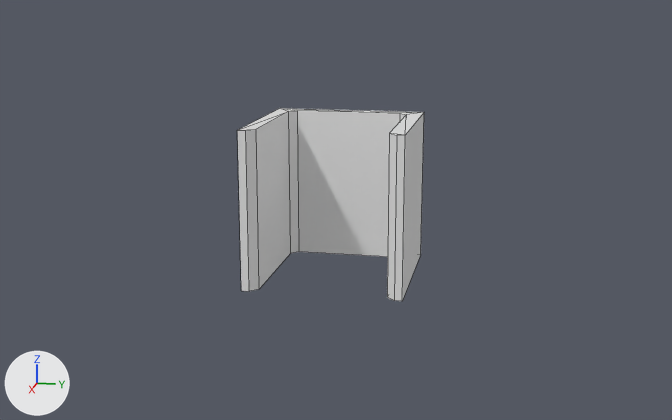
What one commit did to the Blender file Working Files/Blender/CubicleBorders.blend.
Camera for both pictures: a 50 mm lens placed at (34.5, 6.9, 8.1), pointed at (0.1, 0.0, -0.5). Lighting does not change. The marker at lower left points along +X, +Y and +Z. Mesh edges are drawn as thin lines.
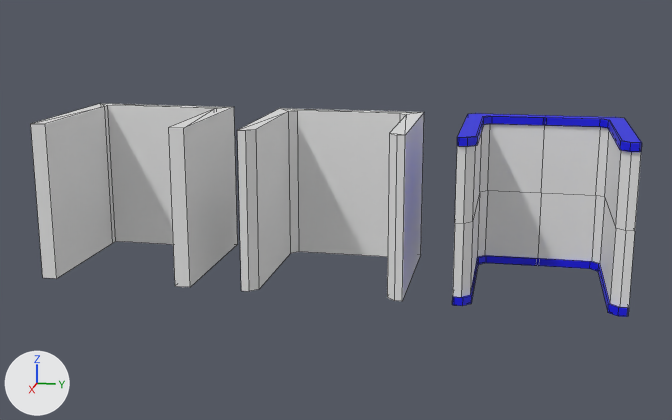
Pixel boxes (x1, y1, x2, y2) of what changed, in the pictures (672 x 420 px):
'MinimalCubicle', added: after (31, 103, 238, 287)
'FancyCubicle', added: after (452, 113, 642, 317)
    faces in mat_middlemat (white #e7e7e7): (453, 124, 641, 308)
    faces in mat_mainmat (blue #0200e7): (452, 113, 642, 317)

Patch to the scene script:
```diff
--- a/Working Files/Blender/CubicleBorders.blend.py
+++ b/Working Files/Blender/CubicleBorders.blend.py
@@ mat_middlemat @@
+mat_middlemat = principled_material('MiddleMat')
+mat_middlemat.base_color = (0.8, 0.8, 0.8)  # white #e7e7e7
@@ mat_mainmat @@
+mat_mainmat = principled_material('MainMat')
+mat_mainmat.base_color = (0.000716, 0.0, 0.8)  # blue #0200e7
@@ me_cube_003 @@
+me_cube_003.from_pydata([(-1.0, -1.0, -1.0), (-1.0, -1.0, 1.0), (-1.0, 1.0, -1.0), (-1.0, 1.0, 1.0), (1.0, -1.0, -1.0), (1.0, -1.0, 1.0), (1.0, 1.0, -1.0), (1.0, 1.0, 1.0), (-0.8, 0.81, 1.0), (-0.7, 0.8, 1.0), (-0.7, 0.8, -1.0), (-0.8, 0.81, -1.0), (-0.8, -0.81, -1.0), (-0.7, -0.8, -1.0), (-0.7, -0.8, 1.0), (-0.8, -0.81, 1.0), (1.0, 0.8, 1.0), (1.0, 0.8, -1.0), (1.0, -0.8, -1.0), (1.0, -0.8, 1.0)], [], [(0, 1, 3, 2), (2, 3, 7, 6), (4, 5, 1, 0), (19, 18, 13, 14), (11, 8, 15, 12), (17, 16, 9, 10), (3, 9, 7), (7, 9, 16), (9, 3, 8), (8, 3, 1), (6, 7, 16, 17), (15, 8, 1), (14, 15, 1), (14, 5, 19), (1, 5, 14), (15, 14, 13, 12), (9, 8, 11, 10), (5, 4, 18, 19)])
@@ me_cube_001 @@
+me_cube_001.from_pydata(...)  # 167 vertices, 146 faces; spans x -1.0..1.03, y -1.0..1.0, z -1.0..1.0
+# faces by material slot: [126, 20]
+me_cube_001.materials.append(mat_mainmat)  # blue #0200e7
+me_cube_001.materials.append(mat_middlemat)  # white #e7e7e7
@@ ob_minimalcubicle @@
+ob_minimalcubicle = bpy.data.objects.new('MinimalCubicle', me_cube_003)
+ob_minimalcubicle.location = (0.0, -8.0, 0.0)
+ob_minimalcubicle.scale = (3.0, 3.0, 3.0)
@@ ob_fancycubicle @@
+ob_fancycubicle = bpy.data.objects.new('FancyCubicle', me_cube_001)
+ob_fancycubicle.location = (0.0, 7.78, 0.0)
+ob_fancycubicle.scale = (3.0, 3.0, 3.0)
```
